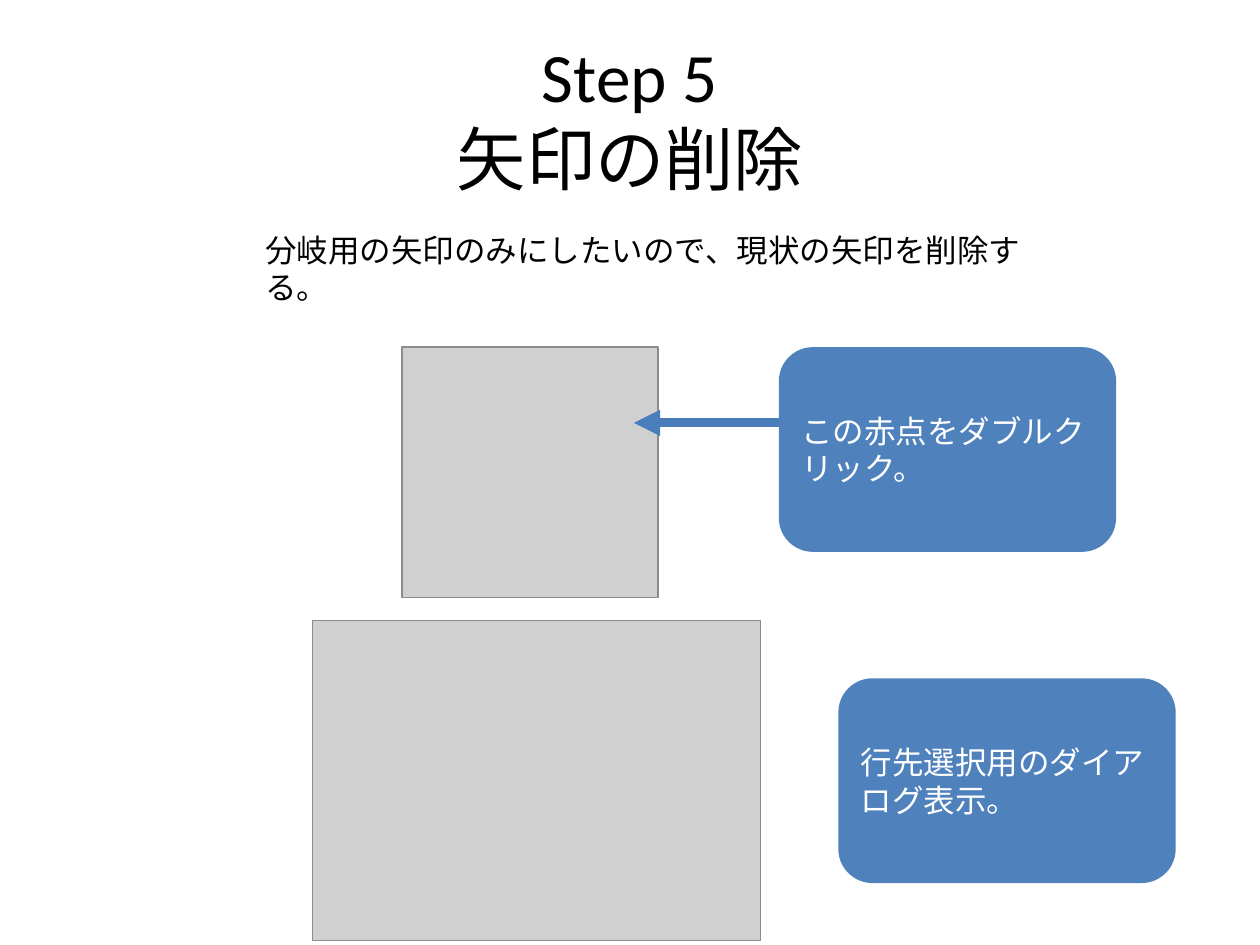
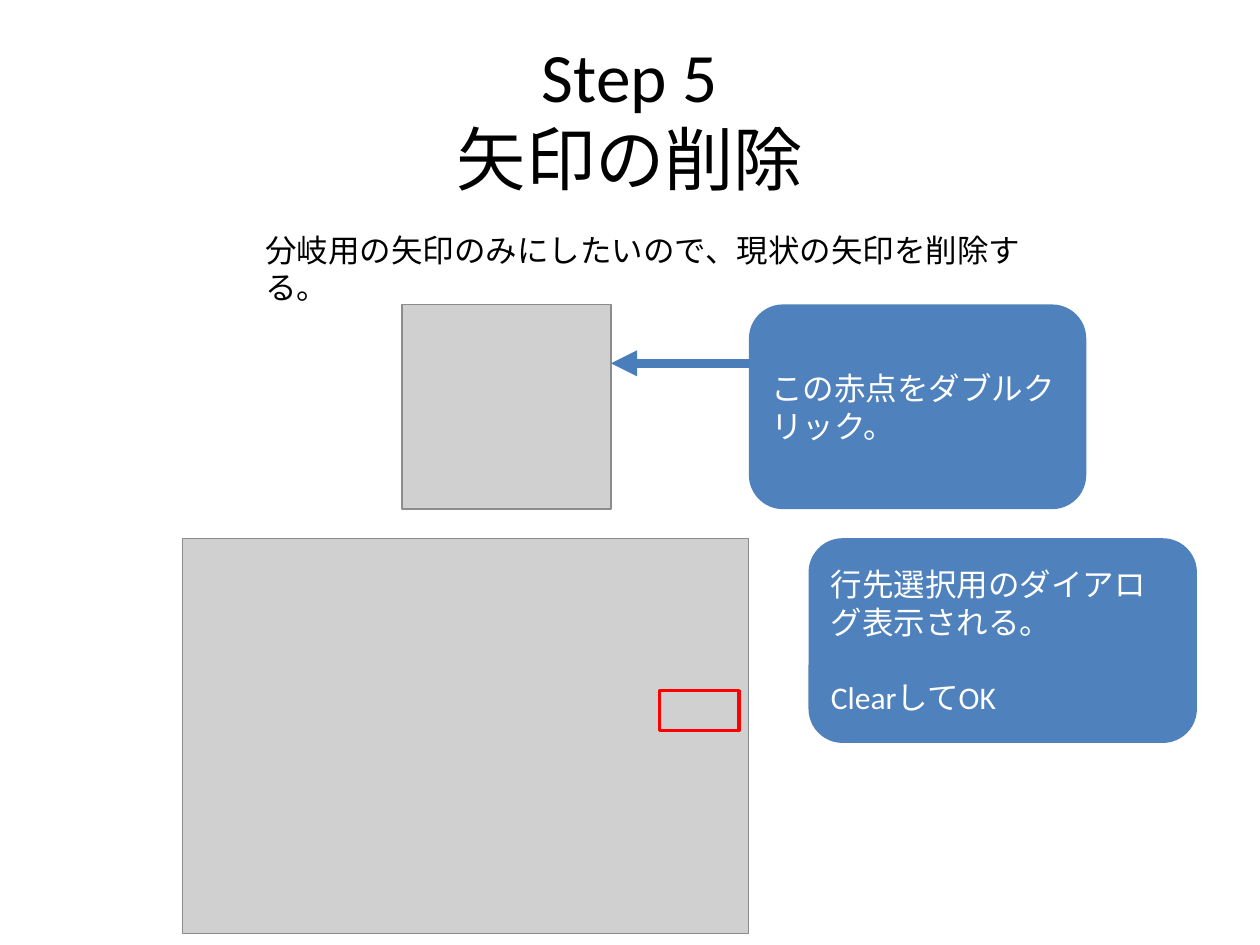
Before and after one commit to NNNIC/psgg-unity-tutorial, a slide deck: slide 8 of PSGG Unity Tutorial #2.pptx (slide 9 before the commit). Drawn at 1260x945 pixels with LibreOffice and Linux fonts; fonts in the diff are those of the drawing; grey boxes stand for pictures. Boxes give left, top, right and bottom in pixels: in the first picture for what was removed or moved away, otherwise in the second. Text is boxed around its words. In the diff, an @@ line names an element or a change of style, - is before the commit and + after.

```diff
--- a/PSGG Unity Tutorial #2.pptx
+++ b/PSGG Unity Tutorial #2.pptx
@@ picture: place and size @@
-picture at [402,348,658,598]
+picture at [402,305,611,509]
@@ rounded rectangle "この赤点をダブルクリック。": place and size @@
-rounded rectangle "この赤点をダブルクリック。" at [779,348,1116,552]
+rounded rectangle "この赤点をダブルクリック。" at [748,305,1086,509]
@@ arrow moved from (799, 423) - (634, 423) to (776, 363) - (611, 363) @@
@@ picture: place and size @@
-picture at [312,621,761,941]
+picture at [183,538,750,934]
@@ rounded rectangle "行先選択用のダイアログ表示される。": place and size @@
-rounded rectangle "行先選択用のダイアログ表示される。" at [838,678,1176,882]
+rounded rectangle "行先選択用のダイアログ表示される。" at [809,538,1197,742]
@@ text in rounded rectangle at [831,569,1146,711]: text changed @@
-行先選択用のダイアログ表示。
+行先選択用のダイアログ表示される。
+ClearしてOK
@@ rectangle added at [660,690,740,730], outline #FF0000 2 pt @@
```
Also in this commit, not shown: 10 other slides changed, 4 slides added, 6 slides removed, 3 other files.
